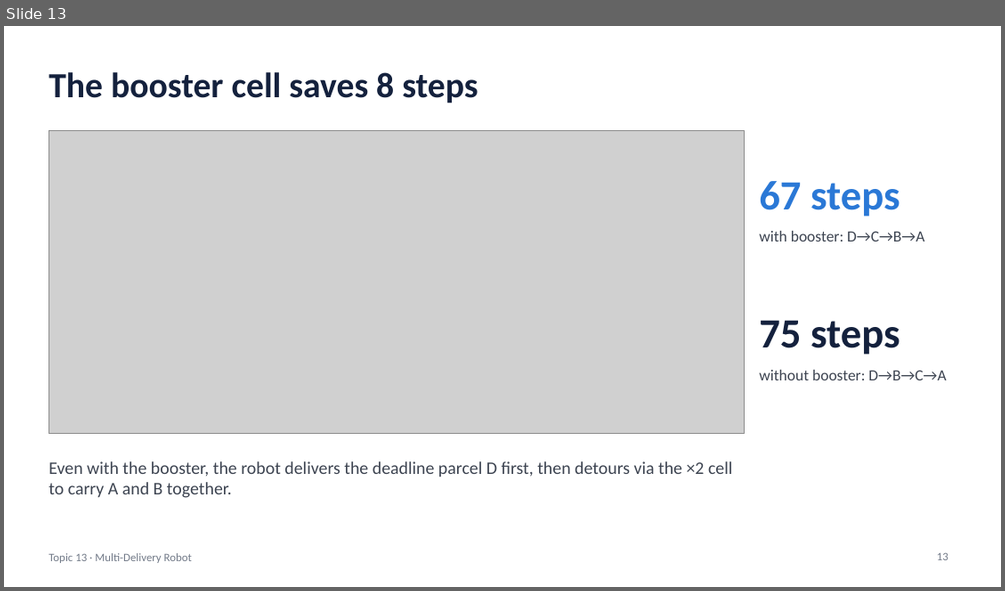
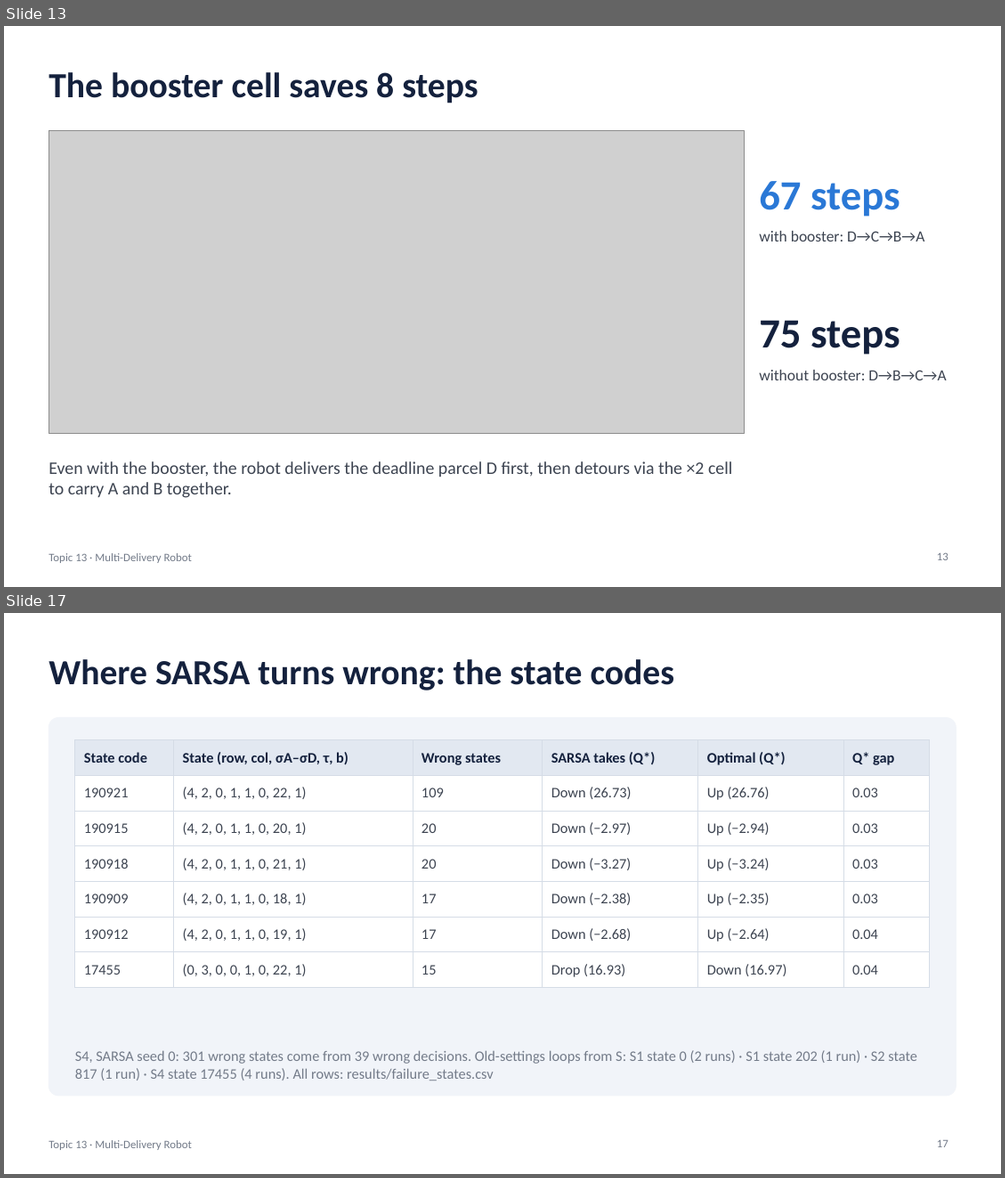
Before and after one commit to Qwup2112/multi-delivery-robot-rl, a slide deck: Nguyen_Quang_Trungg-22011211/Slides_Topic13_MultiDeliveryRobot.pptx. Shown one above the other, each under a label of ours: slide 13 before the commit, slides 13 and 17 after it; the slides between them are not shown. The pictures are 1005x591 and 1005x1178 pixels, drawn with LibreOffice and Linux fonts; fonts in the diff are those of the drawing; grey boxes stand for pictures. Boxes give left, top, right and bottom in pixels: in the first picture for what was removed or moved away, otherwise in the second. Text is boxed around its words. In the diff, an @@ line names an element or a change of style, - is before the commit and + after.

```diff
--- a/Nguyen_Quang_Trungg-22011211/Slides_Topic13_MultiDeliveryRobot.pptx
+++ b/Nguyen_Quang_Trungg-22011211/Slides_Topic13_MultiDeliveryRobot.pptx
@@ slide 17 added at <box>4,613,1001,1174</box>, background #FFFFFF; not listed: 1 template element that a slide beside it also shows @@
@@ title added at <box>48,659,675,690</box>, 34 pt, text #14213D, bold @@
+Where SARSA turns wrong: the state codes
@@ rounded rectangle added at <box>48,718,956,1095</box>, fill #F1F4F9, outline #F1F4F9 1 pt @@
@@ table added at <box>75,740,929,988</box>, 7 rows, 6 columns @@
+State code | State (row, col, σA–σD, τ, b) | Wrong states | SARSA takes (Q*) | Optimal (Q*) | Q* gap
+190921 | (4, 2, 0, 1, 1, 0, 22, 1) | 109 | Down (26.73) | Up (26.76) | 0.03
+190915 | (4, 2, 0, 1, 1, 0, 20, 1) | 20 | Down (−2.97) | Up (−2.94) | 0.03
+190918 | (4, 2, 0, 1, 1, 0, 21, 1) | 20 | Down (−3.27) | Up (−3.24) | 0.03
+190909 | (4, 2, 0, 1, 1, 0, 18, 1) | 17 | Down (−2.38) | Up (−2.35) | 0.03
+190912 | (4, 2, 0, 1, 1, 0, 19, 1) | 17 | Down (−2.68) | Up (−2.64) | 0.04
+17455 | (0, 3, 0, 0, 1, 0, 22, 1) | 15 | Drop (16.93) | Down (16.97) | 0.04
@@ text added at <box>75,1050,917,1080</box>, 14 pt, text #737B89 @@
+S4, SARSA seed 0: 301 wrong states come from 39 wrong decisions. Old-settings loops from S: S1 state 0 (2 runs) · S1 state 202 (1 run) · S2 state 817 (1 run) · S4 state 17455 (4 runs). All rows: results/failure_states.csv
@@ page number added at <box>937,1140,948,1147</box>, 11 pt, text #737B89 @@
+17
```
Also in this commit, not shown: 3 slides changed, 5 other slides added, 2 other files.
